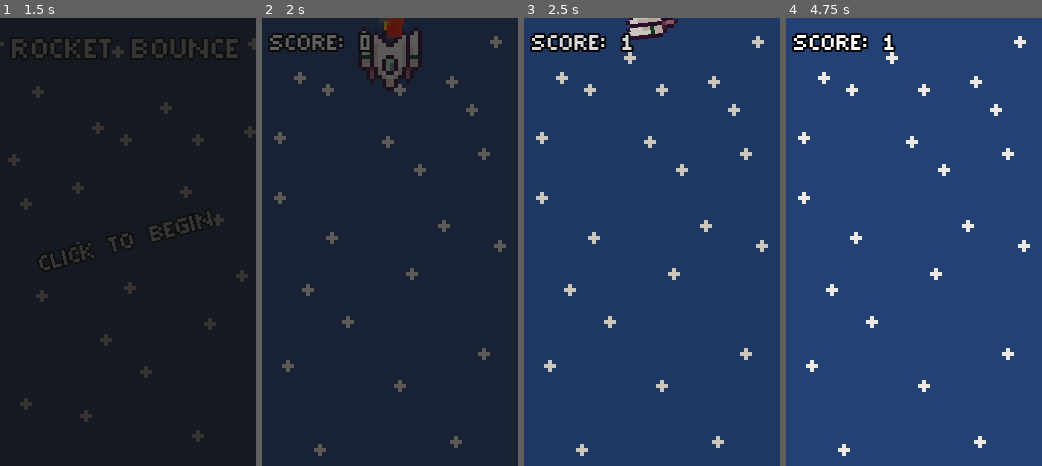
Above: before the commit, frames 1-4 (left to right).
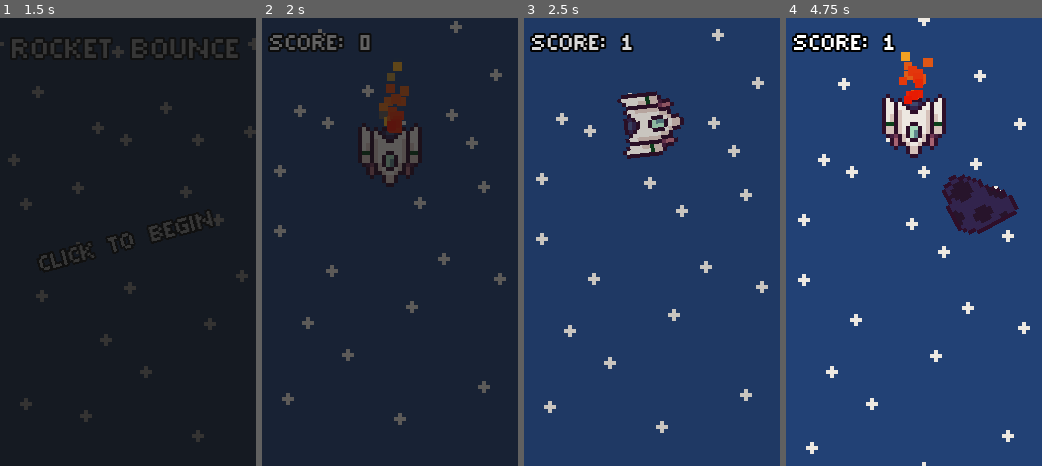
Above: after the commit, the same moments.

Repository: shadow-crafter/ROCKET-BOUNCE
Game: Godot game, scene res://scenes/gui/menu.tscn
The game is run twice, just before and just after one commit, with the same random seed, the same clock (stepped at 60 frames per second) and the same inputs.
Inputs (mouse positions are in pixels of both pictures, inside the frame that each line leads up to):
- Up to frame 1 (1.5 s): tap Enter at 0.5, 1.25 s; move the mouse to (184, 219) at 0.52 s; click (184, 219) at 0.6 s; move the mouse to (76, 264) at 1.27 s; click (76, 264) at 1.35 s
- Up to frame 2 (2 s): no input
- Up to frame 3 (2.5 s): move the mouse to (677, 143) at 2.02 s; click (677, 143) at 2.1 s
- Up to frame 4 (4.75 s): move the mouse to (901, 331) at 2.77 s; click (901, 331) at 2.85 s; move the mouse to (990, 309) at 3.52 s; click (990, 309) at 3.6 s; move the mouse to (837, 174) at 4.27 s; click (837, 174) at 4.35 s

Frame 1 is identical in both runs. In frame 2, 8.6% of the frame differs, in the area x 4-96%, y 0-98%; in frame 3, 6.3%; in frame 4, 8.8%, in the area x 4-96%, y 0-100%.

Commit message:
added game icon

Diff:
--- a/project.godot
+++ b/project.godot
@@ -10,10 +10,10 @@
 
 [application]
 
-config/name="BUTTON ONE"
+config/name="Rocket Bounce"
 run/main_scene="res://scenes/gui/menu.tscn"
 config/features=PackedStringArray("4.1", "GL Compatibility")
-config/icon="res://icon.svg"
+config/icon="res://assets/gameicon.png"
 
 [autoload]
 
@@ -33,6 +33,7 @@
 THEBUTTON={
 "deadzone": 0.5,
 "events": [Object(InputEventMouseButton,"resource_local_to_scene":false,"resource_name":"","device":-1,"window_id":0,"a …(256 unchanged characters)…
+, Object(InputEventKey,"resource_local_to_scene":false,"resource_name":"","device":-1,"window_id":0,"alt_pressed":false,"shift_pressed":false,"ctrl_pressed":false,"meta_pressed":false,"pressed":false,"keycode":0,"physical_keycode":32,"key_label":0,"unicode":32,"echo":false,"script":null)
 ]
 }
 
--- a/scenes/Obstacles/alien_attacker.gd
+++ b/scenes/Obstacles/alien_attacker.gd
@@ -42,12 +42,21 @@
 	cycles -= 1
 
 	if cycles <= 0:
+		if 1 > movement_spots.find(current_spot):
+			sprite.play("Right_Blink")
+		else:
+			sprite.play("Left_Blink")
+
+		await get_tree().create_timer(1).timeout
+
 		var tween: Tween = create_tween()
 		tween.tween_property(sprite, "position", movement_spots[1].position, move_time)
 
 		await tween.finished
 
 		cycle_timer.stop()
+
+		sprite.play("Idle")
 		animator.play("fly_out")
 	else:
 		var go_to: Marker2D = current_spot
--- a/scenes/player/char.tscn
+++ b/scenes/player/char.tscn
@@ -288,7 +288,6 @@
 [node name="Cam" type="Camera2D" parent="."]
 offset = Vector2(0, 25)
 limit_left = -32
-limit_top = -32
 limit_right = 32
 drag_vertical_enabled = true
 drag_top_margin = 0.08
Binary file added: assets/gameicon.png
Not shown, added: assets/gameicon.png.import
Not shown, changed: README.md
